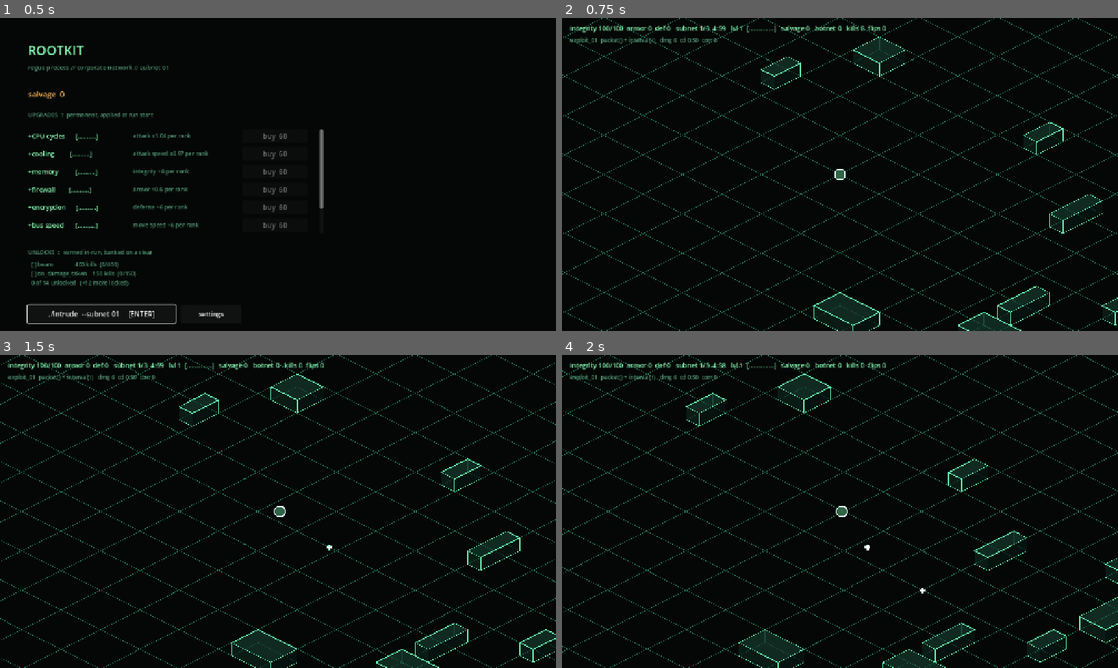
Above: before the commit, frames 1-4 (two rows, left to right).
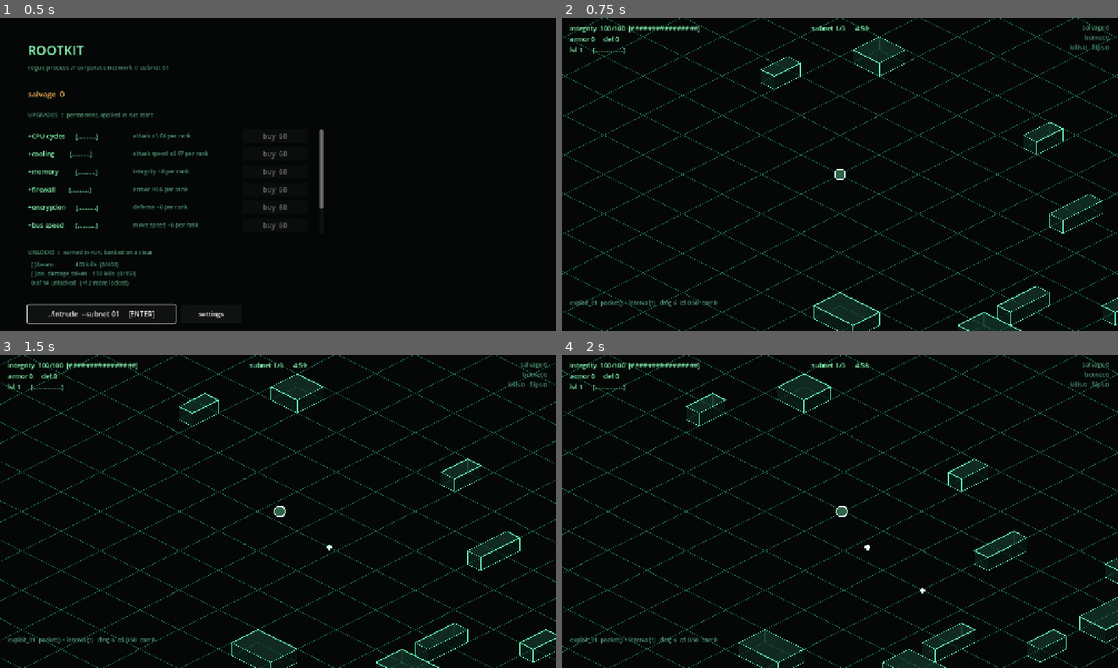
Above: after the commit, the same moments.

Repository: seanperkins/rootkit-game
Game: Godot game, scene res://scenes/main.tscn
Two runs of this game, one before a commit and one after it. Both use one fixed random seed, a clock stepped at 60 frames per second and the inputs below.
Inputs (mouse positions are in pixels of both pictures, inside the frame that each line leads up to):
- Up to frame 1 (0.5 s): no input
- Up to frame 2 (0.75 s): click "./intrude --subnet 01 [ENTER]" at 0.5 s
- Up to frame 3 (1.5 s): tap Enter (confirm) at 1.25 s; move the mouse to (400, 495) at 1.27 s; hold D (move_right) from 1.28 s (still down); hold Enter (confirm) from 1.28 s (still down)
- Up to frame 4 (2 s): keep holding D (move_right); keep holding Enter (confirm)

Frame 1 is identical in both runs. In frame 2, 1.3% of the frame differs, in the area x 1-99%, y 2-93%; in frame 3, 1.3%; in frame 4, 1.3%.

Commit message:
feat: a HUD you can read by position, and a run summary
One format string carried eleven unrelated values, then appended the
mini-boss banner and the collapse countdown to the same line. Now four
blocks: status left, subnet and timer centred with the phase banner on
its own line, tallies right, build bottom-left. Still monospace, still
ASCII bars — the terminal look was never the problem.

The end screen becomes a summary: outcome, subnet, time, level, kills,
flips, salvage and the final build, tolerating a run that ended holding
fewer than three exploits.

test_hud is the FIRST coverage the HUD has ever had. grep found no test
touching it, so ui.gd's get_node("Status"/"Centre"/"Tally"/"Build") —
direct indexes with no .get — could be renamed with nothing noticing.

Diff:
--- a/scripts/run/run.gd
+++ b/scripts/run/run.gd
@@ -709,6 +709,12 @@
 
 ## Mini-bosses arrive on the spawn ring like anything else, but announced: an
 ## arrival the player does not notice is not a set-piece.
+## Whether an enemy is still materialising. Defined before arrivals exist so the
+## HUD can gate its mini-boss banner on it without a forward reference; Task 9
+## gives it a real array to read.
+func is_arriving(_i: int) -> bool:
+	return false
+
 func _is_miniboss(type_index: int) -> bool:
 	return enemy_types[type_index].id in SpawnDirector.MINIBOSS_IDS
 
--- a/scripts/run/ui.gd
+++ b/scripts/run/ui.gd
@@ -52,14 +52,43 @@
 	_hud.mouse_filter = Control.MOUSE_FILTER_IGNORE
 	add_child(_hud)
 
-	var top := _mono(15)
-	top.name = "Top"
-	top.position = Vector2(18, 12)
-	_hud.add_child(top)
-
+	# Three blocks, not one line. Eleven unrelated values sharing a single
+	# format string meant nothing could be found by position — it read as a
+	# debug printout because it was one. Still monospace, still ASCII bars: the
+	# terminal look is right for this game, the lack of grouping was not.
+	var status := _mono(15)
+	status.name = "Status"
+	status.position = Vector2(18, 12)
+	_hud.add_child(status)
+
+	var centre := _mono(15)
+	centre.name = "Centre"
+	# Anchored wide and centred by alignment, with OFFSETS rather than an
+	# explicit size: a control with non-equal opposite anchors has its size
+	# overwritten after _ready, so assigning size.x here only produced a warning
+	# and no layout.
+	centre.set_anchors_preset(Control.PRESET_TOP_WIDE)
+	centre.horizontal_alignment = HORIZONTAL_ALIGNMENT_CENTER
+	centre.offset_top = 12
+	centre.offset_bottom = 90
+	_hud.add_child(centre)
+
+	var tally := _mono(14)
+	tally.name = "Tally"
+	tally.set_anchors_preset(Control.PRESET_TOP_WIDE)
+	tally.horizontal_alignment = HORIZONTAL_ALIGNMENT_RIGHT
+	tally.offset_top = 12
+	tally.offset_bottom = 90
+	tally.offset_right = -20
+	tally.add_theme_color_override("font_color", DIM)
+	_hud.add_child(tally)
+
+	# Bottom-left: the build is reference material, not a live readout, so it
+	# gets the corner the eye is not on during a fight.
 	var build := _mono(13)
 	build.name = "Build"
-	build.position = Vector2(18, 42)
+	build.set_anchors_preset(Control.PRESET_BOTTOM_LEFT)
+	build.position = Vector2(18, -74)
 	build.add_theme_color_override("font_color", DIM)
 	_hud.add_child(build)
 
@@ -211,13 +240,15 @@
 	escrim.set_anchors_preset(Control.PRESET_FULL_RECT)
 	escrim.color = Color(0, 0, 0, 0.86)
 	_end.add_child(escrim)
-	var etext := _mono(24)
+	# 15, not 24: the summary is fourteen rows plus the build, and at 24 it ran
+	# off the bottom of a 720px viewport.
+	var etext := _mono(15)
 	etext.name = "Text"
-	etext.position = Vector2(60, 160)
+	etext.position = Vector2(60, 90)
 	_end.add_child(etext)
 	var again := Button.new()
 	again.text = "disconnect  ->  shell   [R]"
-	again.position = Vector2(60, 260)
+	again.position = Vector2(60, 470)
 	again.custom_minimum_size = Vector2(280, 36)
 	_end.add_child(again)
 	again.pressed.connect(_restart)
@@ -230,29 +261,43 @@
 	# The maximum was hardcoded in the FORMAT STRING, so no compiler caught it:
 	# a memory-r10 player read "integrity 180/100".
 	var maxhp := int(run._eff_integrity())
-	var top: Label = _hud.get_node("Top")
-	top.text = "integrity %3d/%d  armor %.0f  def %.0f   subnet %d/%d  %s   lvl %d  [%s]   salvage %d   botnet %d   kills %d  flips %d" % [
-		hp, maxhp, run._eff_armor(), run._eff_defense(),
-		run.subnet, SpawnDirector.CAMPAIGN_SUBNETS,
-		"%d:%02d" % [int(t) / 60, int(t) % 60], run.level,
-		_bar(float(run.xp) / maxf(run.xp_needed, 1), 14), run.salvage,
-		run.botnet.count, run.kills, run.flips]
-	# Name a live mini-boss. A set-piece the player does not notice arriving is
-	# not a set-piece.
-	var mb := ""
+
+	var status: Label = _hud.get_node("Status")
+	status.text = "integrity  %3d/%-3d  [%s]\narmor %-4.0f  def %-4.0f\nlvl %-3d    [%s]" % [
+		hp, maxhp, _bar(float(hp) / maxf(float(maxhp), 1.0), 16),
+		run._eff_armor(), run._eff_defense(), run.level,
+		_bar(float(run.xp) / maxf(run.xp_needed, 1), 16)]
+	# Proportional, not absolute. A fixed 30 fires at 16.7% on a 180 bar.
+	status.add_theme_color_override("font_color",
+		WARN if float(hp) < float(maxhp) * 0.3 else FG)
+
+	var centre: Label = _hud.get_node("Centre")
+	var banner := ""
+	# Name a live mini-boss — a set-piece the player does not notice arriving is
+	# not a set-piece. Gated on arrival: under §6 the entity exists for the
+	# whole 0.9s charge, and naming it then spoils the entrance the telegraph is
+	# building.
 	for i in run.enemies.count:
-		if run._is_miniboss(run.enemies.type_index[i]):
-			mb = String(run.enemy_types[run.enemies.type_index[i]].id)
+		if run._is_miniboss(run.enemies.type_index[i]) and not run.is_arriving(i):
+			banner = "\n:: %s ACTIVE" % String(
+				run.enemy_types[run.enemies.type_index[i]].id).to_upper()
 			break
-	if mb != "":
-		top.text += "   ::  %s ACTIVE" % mb.to_upper()
 	if run.phase == run.Phase.CLEARED:
-		top.text += "   >> SUBNET COLLAPSING — %ds to the gate" % int(
+		banner = "\n>> SUBNET COLLAPSING — %ds to the gate" % int(
 			ceil(run.collapse_left))
-	# Proportional, not absolute. A fixed 30 fires at 16.7% on a 180 bar.
-	top.add_theme_color_override("font_color",
-		WARN if float(hp) < float(maxhp) * 0.3 else FG)
-
+	centre.text = "subnet %d/%d      %d:%02d%s" % [run.subnet,
+		SpawnDirector.CAMPAIGN_SUBNETS, int(t) / 60, int(t) % 60, banner]
+	centre.add_theme_color_override("font_color",
+		WARN if banner != "" else FG)
+
+	_hud.get_node("Tally").text = \
+		"salvage %d\nbotnet %d\nkills %d   flips %d" % [
+			run.salvage, run.botnet.count, run.kills, run.flips]
+
+	_hud.get_node("Build").text = "\n".join(_build_lines())
+
+## One line per exploit. Shared with the run summary, so the two cannot drift.
+func _build_lines() -> Array:
 	var lines := []
 	for i in run.resolved.size():
 		var r: ResolvedExploit = run.resolved[i]
@@ -264,7 +309,7 @@
 		lines.append("exploit_%02d  %s%s" % [i + 1, " + ".join(mods),
 			"   [INERT]" if r.inert else "   dmg %.0f  cd %.2f  corr %.0f" % [
 				r.damage, r.cooldown, r.corruption]])
-	_hud.get_node("Build").text = "\n".join(lines)
+	return lines
 
 func _bar(f: float, w: int) -> String:
 	var n := int(clampf(f, 0.0, 1.0) * w)
@@ -595,16 +640,40 @@
 			parts.append("%s %+.2f" % [k, m.stats[k]])
 	return "\n".join(parts)
 
+## A run summary rather than a verdict line. This is where a run becomes
+## something the player can compare against the next one; _on_end already
+## printed subnet, kills and flips, so this is an improvement on a real starting
+## point rather than a rescue.
 func _on_end(won: bool, salvage: int) -> void:
 	_overlay.visible = false
 	var t: Label = _end.get_node("Text")
-	if won:
-		t.text = "  CORE BREACHED\n\n  ICE terminated. %d salvage banked." % salvage
-		t.add_theme_color_override("font_color", FG)
+	var elapsed: float = SpawnDirector.SUBNET_SECONDS - run.time_left()
+	var head := "  CORE BREACHED" if won else "  PROCESS TERMINATED"
+	var rows := [
+		"",
+		"  outcome        %s" % ("ICE terminated" if won else
+			"died on subnet %d" % run.subnet),
+		"  subnet         %d of %d" % [run.subnet,
+			SpawnDirector.CAMPAIGN_SUBNETS],
+		"  time in subnet %d:%02d" % [int(elapsed) / 60, int(elapsed) % 60],
+		"  level          %d" % run.level,
+		"  kills          %d" % run.kills,
+		"  flips          %d" % run.flips,
+		"  salvage        %s" % ("%d banked" % salvage if won else
+			"lost since the last clear"),
+		"",
+		"  final build",
+	]
+	# Tolerates a run that ended holding fewer than three: indexing three
+	# unconditionally is how a summary crashes the screen it summarises.
+	var bl := _build_lines()
+	if bl.is_empty():
+		rows.append("    (none)")
 	else:
-		t.text = "  PROCESS TERMINATED\n\n  died on subnet %d of %d.\n  salvage since the last clear is lost.\n  kills %d   flips %d" % [
-			run.subnet, SpawnDirector.CAMPAIGN_SUBNETS, run.kills, run.flips]
-		t.add_theme_color_override("font_color", WARN)
+		for line in bl:
+			rows.append("    " + line)
+	t.text = head + "\n" + "\n".join(rows)
+	t.add_theme_color_override("font_color", FG if won else WARN)
 	_end.visible = true
 
 func _restart() -> void:
--- /dev/null
+++ b/tests/test_hud.gd
@@ -0,0 +1,130 @@
+extends SceneTree
+
+## The run HUD, which had NO test coverage at all before this suite.
+##
+## `grep -rn '_hud|get_node("Top")' tests/` returned nothing, so ui.gd's
+## get_node("Status") / ("Centre") / ("Tally") / ("Build") — direct indexes with
+## no .get — could be renamed or removed with no suite noticing. This is the
+## only guard on those names.
+
+var failures := 0
+var finished := {}
+
+const CASES := ["the_blocks_exist_and_populate", "integrity_warns_proportionally",
+	"the_summary_reports_a_finished_run", "the_summary_survives_a_short_build"]
+
+func _initialize() -> void:
+	print("ROOTKIT — hud\n")
+	SaveGame.use_test_paths()
+	SaveGame.use_fresh_state()
+	await the_blocks_exist_and_populate()
+	await integrity_warns_proportionally()
+	await the_summary_reports_a_finished_run()
+	await the_summary_survives_a_short_build()
+	print("")
+	for c in CASES:
+		if not finished.has(c):
+			print("  FAIL  case '%s' never finished — it aborted part way" % c)
+			failures += 1
+	if failures == 0: print("  PASS — all cases")
+	else: print("  FAIL — %d assertion(s)" % failures)
+	quit(1 if failures > 0 else 0)
+
+func _check(label: String, got, want) -> void:
+	if got == want:
+		print("  ok    %s" % label)
+	else:
+		print("  FAIL  %s — got %s, want %s" % [label, got, want])
+		failures += 1
+
+func _ui(r: Node2D) -> CanvasLayer:
+	for c in r.get_children():
+		if c is CanvasLayer and c.has_method("bind"):
+			return c
+	return null
+
+func _fresh_run() -> Node2D:
+	SaveGame.use_fresh_state()
+	var r: Node2D = load("res://scenes/run.tscn").instantiate()
+	root.add_child(r)
+	await process_frame
+	r.input_override = Vector2.ZERO
+	return r
+
+## The node names ui.gd indexes without a fallback. A rename here is a crash in
+## _refresh, which the runner sees only as a SCRIPT ERROR with no explanation.
+func the_blocks_exist_and_populate() -> void:
+	var r := await _fresh_run()
+	var ui := _ui(r)
+	ui._refresh()
+	for n in ["Status", "Centre", "Tally", "Build"]:
+		var node = ui._hud.get_node_or_null(n)
+		_check("the %s block exists" % n, node != null, true)
+		if node != null:
+			_check("  and it has text", String(node.text).length() > 0, true)
+
+	var status: String = ui._hud.get_node("Status").text
+	_check("status carries integrity", status.contains("integrity"), true)
+	_check("status carries the level", status.contains("lvl"), true)
+	_check("status draws an ASCII bar", status.contains("#") or
+		status.contains("."), true)
+	var centre: String = ui._hud.get_node("Centre").text
+	_check("centre carries the subnet", centre.contains("subnet"), true)
+	var tally: String = ui._hud.get_node("Tally").text
+	_check("tally carries kills", tally.contains("kills"), true)
+	_check("tally carries salvage", tally.contains("salvage"), true)
+	# Each value lives in exactly one block now — that is the whole point.
+	_check("salvage is not also in status", status.contains("salvage"), false)
+	r.free()
+	await process_frame
+	finished["the_blocks_exist_and_populate"] = true
+
+## Proportional, not a fixed threshold: a fixed 30 fires at 16.7% on a 180 bar.
+func integrity_warns_proportionally() -> void:
+	var r := await _fresh_run()
+	var ui := _ui(r)
+	ui._refresh()
+	var status: Label = ui._hud.get_node("Status")
+	_check("a healthy player reads normal",
+		status.get_theme_color("font_color"), ui.FG)
+	r.player_health = r._eff_integrity() * 0.2
+	ui._refresh()
+	_check("a hurt player reads as warning",
+		status.get_theme_color("font_color"), ui.WARN)
+	r.free()
+	await process_frame
+	finished["integrity_warns_proportionally"] = true
+
+func the_summary_reports_a_finished_run() -> void:
+	var r := await _fresh_run()
+	var ui := _ui(r)
+	r.kills = 42
+	r.flips = 7
+	ui._on_end(false, 0)
+	var t: String = ui._end.get_node("Text").text
+	_check("the end screen is up", ui._end.visible, true)
+	_check("the summary reports kills", t.contains("42"), true)
+	_check("the summary reports flips", t.contains("7"), true)
+	_check("the summary names the outcome",
+		t.contains("PROCESS TERMINATED"), true)
+	_check("the summary lists the build", t.contains("final build"), true)
+	_check("and names an exploit", t.contains("exploit_01"), true)
+	r.free()
+	await process_frame
+	finished["the_summary_reports_a_finished_run"] = true
+
+## A run can end holding fewer than three exploits. Indexing three
+## unconditionally is how a summary crashes the screen it summarises.
+func the_summary_survives_a_short_build() -> void:
+	var r := await _fresh_run()
+	var ui := _ui(r)
+	r.loadout.exploits.clear()
+	r._recompile()
+	ui._on_end(true, 500)
+	var t: String = ui._end.get_node("Text").text
+	_check("an empty build still renders", t.contains("final build"), true)
+	_check("and says so", t.contains("(none)"), true)
+	_check("a win still banks its salvage", t.contains("500"), true)
+	r.free()
+	await process_frame
+	finished["the_summary_survives_a_short_build"] = true
Not shown, changed: tools/run_tests.sh
